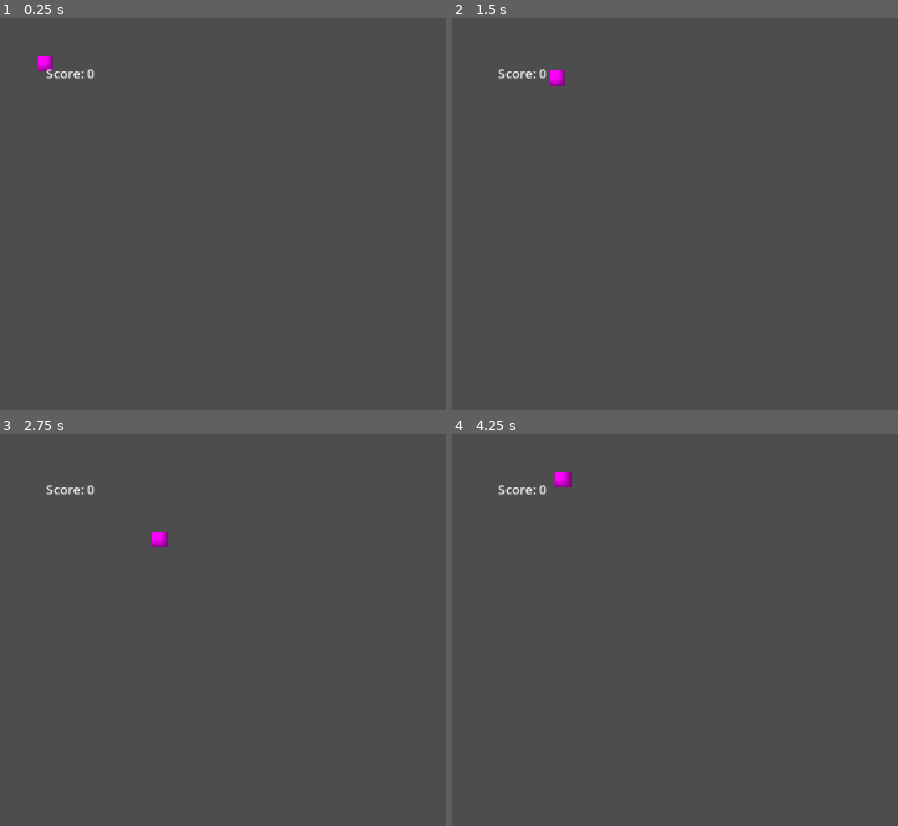
Above: before the commit, frames 1-4 (two rows, left to right).
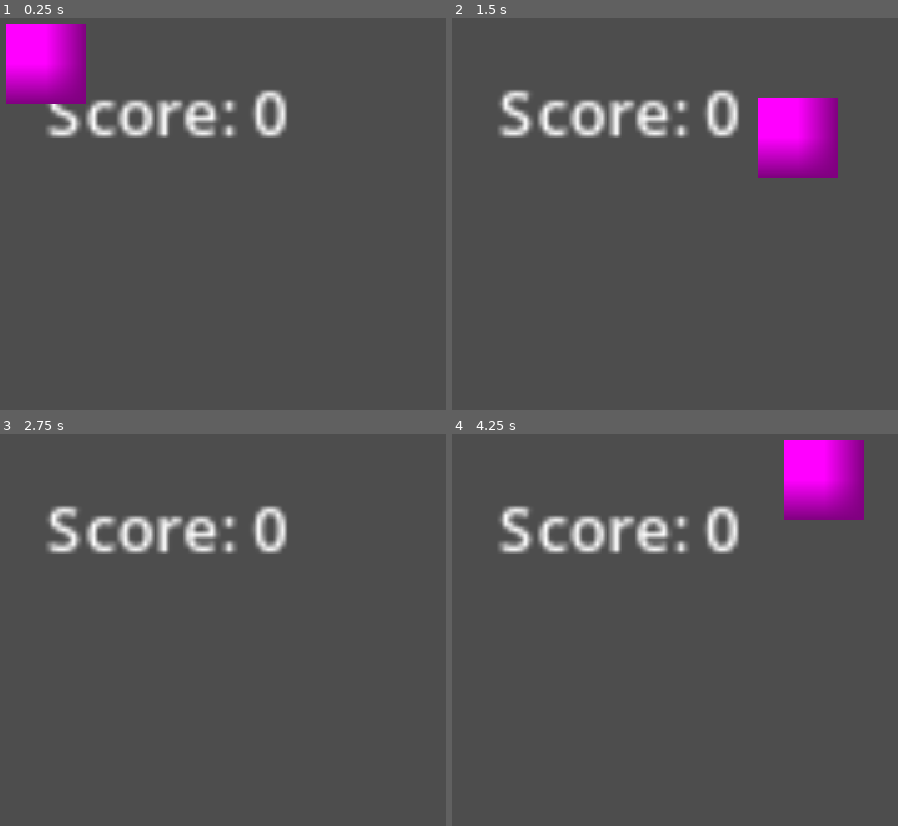
Above: after the commit, the same moments.

Repository: savagerkin/godotSnake
Game: Godot game, scene res://Scene/game.tscn
Same seed, same stepped clock (60 frames per second), same inputs: the game is played once before the commit and once after it.
Inputs:
- Up to frame 1 (0.25 s): no input
- Up to frame 2 (1.5 s): tap Enter at 0.5 s; hold D (move_right) 0.53-1.28 s; hold S (move_down) from 1.28 s (still down)
- Up to frame 3 (2.75 s): release S (move_down) at 2.03 s; hold D (move_right) from 2.03 s (still down)
- Up to frame 4 (4.25 s): release D (move_right) at 2.78 s; hold W (move_up) 2.78-3.53 s; hold A (move_left) from 3.53 s (still down)

The runs differ from the first frame. In frame 1, 7.0% of the frame differs, in the area x 1-65%, y 1-31%; in frame 2, 7.5%; in frame 3, 3.7%; in frame 4, 7.5%, in the area x 10-93%, y 1-31%.

Commit message:
Stable snakey snakey

Diff:
--- a/Scene/beer.tscn
+++ b/Scene/beer.tscn
@@ -3,6 +3,8 @@
 [ext_resource type="Script" uid="uid://c6aroq6qxa64p" path="res://Scripts/beer.gd" id="1_88i5t"]
 
 [sub_resource type="CapsuleShape2D" id="CapsuleShape2D_pq12f"]
+
+[sub_resource type="PlaceholderTexture2D" id="PlaceholderTexture2D_a08nb"]
 
 [node name="Beer" type="Area2D" unique_id=1070056326]
 script = ExtResource("1_88i5t")
@@ -10,5 +12,10 @@
 [node name="CollisionShape2D" type="CollisionShape2D" parent="." unique_id=1884427445]
 shape = SubResource("CapsuleShape2D_pq12f")
 
+[node name="Sprite2D" type="Sprite2D" parent="." unique_id=1666312239]
+position = Vector2(4.7683716e-07, -4.7683716e-07)
+scale = Vector2(20, 29.999998)
+texture = SubResource("PlaceholderTexture2D_a08nb")
+
 [connection signal="area_shape_entered" from="." to="." method="_on_area_shape_entered"]
 [connection signal="body_entered" from="." to="." method="_on_body_entered"]
--- a/Scene/game.tscn
+++ b/Scene/game.tscn
@@ -1,18 +1,19 @@
 [gd_scene format=3 uid="uid://bqpw10sjhvwth"]
 
 [ext_resource type="Script" uid="uid://c2chaphm3me14" path="res://Scripts/game.gd" id="1_mhtsl"]
-[ext_resource type="PackedScene" uid="uid://bfk83w03c2gpn" path="res://Scene/snake.tscn" id="2_w51g1"]
 [ext_resource type="PackedScene" uid="uid://cvjwyx0parfxx" path="res://Scene/beer.tscn" id="3_4jv7b"]
+[ext_resource type="PackedScene" uid="uid://bfk83w03c2gpn" path="res://Scene/snake.tscn" id="4_03iqk"]
 
 [node name="Game" type="Node2D" unique_id=475641738 node_paths=PackedStringArray("score_label")]
 script = ExtResource("1_mhtsl")
 score_label = NodePath("ScoreLabel")
 beer_scene = ExtResource("3_4jv7b")
 
-[node name="Snake" parent="." unique_id=1369659113 instance=ExtResource("2_w51g1")]
-
 [node name="Camera" type="Camera2D" parent="." unique_id=1991236668]
+zoom = Vector2(5, 5)
 
 [node name="ScoreLabel" type="Label" parent="." unique_id=1654095282]
 offset_right = 40.0
 offset_bottom = 23.0
+
+[node name="Snake" parent="." unique_id=863534069 instance=ExtResource("4_03iqk")]
--- /dev/null
+++ b/Scene/score_manager.tscn
@@ -0,0 +1,6 @@
+[gd_scene format=3 uid="uid://dynnrxg88pbfm"]
+
+[ext_resource type="Script" uid="uid://cwwj6do4bocy0" path="res://Scripts/score_manager.gd" id="1_mg33t"]
+
+[node name="ScoreManager" type="Node" unique_id=1232397873]
+script = ExtResource("1_mg33t")
--- a/Scene/snake.tscn
+++ b/Scene/snake.tscn
@@ -1,24 +1,17 @@
 [gd_scene format=3 uid="uid://bfk83w03c2gpn"]
 
-[ext_resource type="Script" uid="uid://ccxq0hbpmkqpr" path="res://Scripts/snake.gd" id="1_3kb14"]
+[ext_resource type="Script" uid="uid://dd07t57m7xxgy" path="res://Scripts/snake.gd" id="1_3kb14"]
 
-[sub_resource type="PhysicsMaterial" id="PhysicsMaterial_hlbg6"]
-
-[sub_resource type="RectangleShape2D" id="RectangleShape2D_xussh"]
+[sub_resource type="RectangleShape2D" id="RectangleShape2D_a08nb"]
 
 [sub_resource type="PlaceholderTexture2D" id="PlaceholderTexture2D_pq12f"]
 
-[node name="Snake" type="RigidBody2D" unique_id=1631401063]
-physics_material_override = SubResource("PhysicsMaterial_hlbg6")
-gravity_scale = 0.0
-freeze = true
-freeze_mode = 1
+[node name="Snake" type="CharacterBody2D" unique_id=863534069]
 script = ExtResource("1_3kb14")
 
-[node name="CollisionShape2D" type="CollisionShape2D" parent="." unique_id=442648838]
-shape = SubResource("RectangleShape2D_xussh")
+[node name="CollisionShape2D" type="CollisionShape2D" parent="." unique_id=1724169454]
+shape = SubResource("RectangleShape2D_a08nb")
 
-[node name="Sprite2D" type="Sprite2D" parent="." unique_id=1894684996]
-position = Vector2(8.34465e-07, -9.536742e-07)
-scale = Vector2(20, 19.999998)
+[node name="Sprite2D" type="Sprite2D" parent="." unique_id=1588669630]
+scale = Vector2(20, 20)
 texture = SubResource("PlaceholderTexture2D_pq12f")
--- a/Scripts/beer.gd
+++ b/Scripts/beer.gd
@@ -1,8 +1,7 @@
 extends Area2D
 
-signal collected
 
 
 func _on_body_entered(_body: Node2D) -> void:
-	collected.emit()
+	ScoreManager.add_score()
 	queue_free()
--- a/Scripts/game.gd
+++ b/Scripts/game.gd
@@ -1,6 +1,5 @@
 extends Node2D
 
-var score: int = 0
 var game_started: bool = false
 
 @export var score_label: Label
@@ -8,34 +7,17 @@
 
 
 func _ready() -> void:
-	start_game()
+	_start_game()
 
 
-func start_game() -> void:
-	score = 0
+func _start_game() -> void:
+	ScoreManager.set_score(0)
+	_update_score_label()
 	game_started = true
 
-	update_score_label()
-	spawn_beer()
+func _process(delta: float) -> void:
+	_update_score_label()
 
 
-func increase_score() -> void:
-	score += 1
-	update_score_label()
-	spawn_beer()
-
-
-func update_score_label() -> void:
-	score_label.text = "Score: " + str(score)
-
-
-func spawn_beer() -> void:
-	var beer := beer_scene.instantiate() as Area2D
-
-	beer.collected.connect(increase_score)
-	add_child(beer)
-
-	beer.position = Vector2(
-		randi_range(0, 20) * 32,
-		randi_range(0, 15) * 32
-	)
+func _update_score_label() -> void:
+	score_label.text = "Score: " + str(ScoreManager.get_score())
--- /dev/null
+++ b/Scripts/score_manager.gd
@@ -0,0 +1,11 @@
+extends Node
+var score: int =0
+
+func set_score(score: int) -> void:
+	self.score = score
+
+func get_score() -> int:
+	return score
+
+func add_score()-> void:
+	score += 1
--- a/Scripts/snake.gd
+++ b/Scripts/snake.gd
@@ -1,4 +1,4 @@
-extends RigidBody2D
+extends CharacterBody2D
 
 var direction := Vector2.ZERO
 
--- a/project.godot
+++ b/project.godot
@@ -14,6 +14,10 @@
 run/main_scene="uid://bqpw10sjhvwth"
 config/features=PackedStringArray("4.7", "Forward Plus")
 config/icon="res://icon.svg"
+
+[autoload]
+
+ScoreManager="*uid://dynnrxg88pbfm"
 
 [display]
 
Not shown, added: Scripts/score_manager.gd.uid
Not shown, changed: Scripts/snake.gd.uid
Not shown, changed: Scripts/.DS_Store
